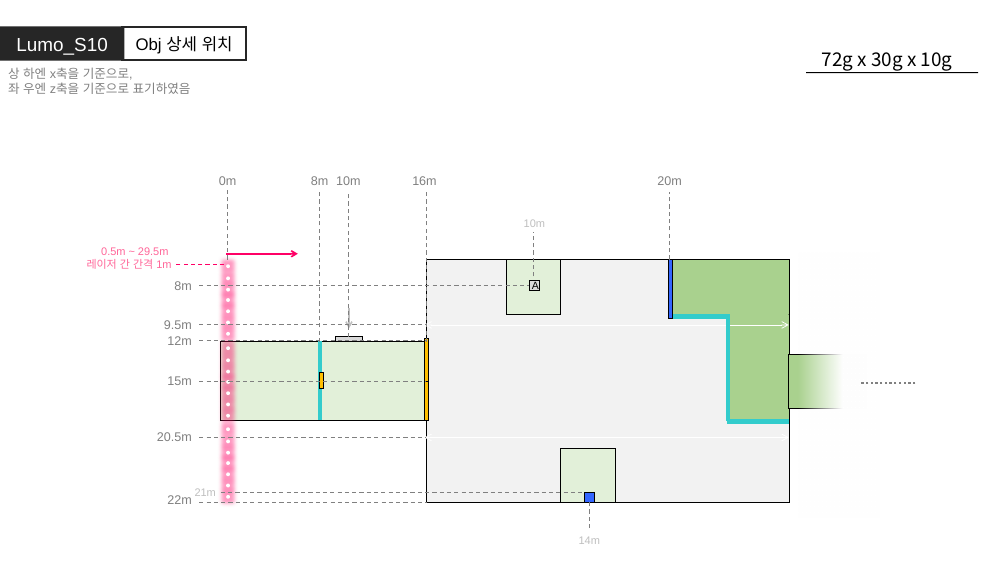
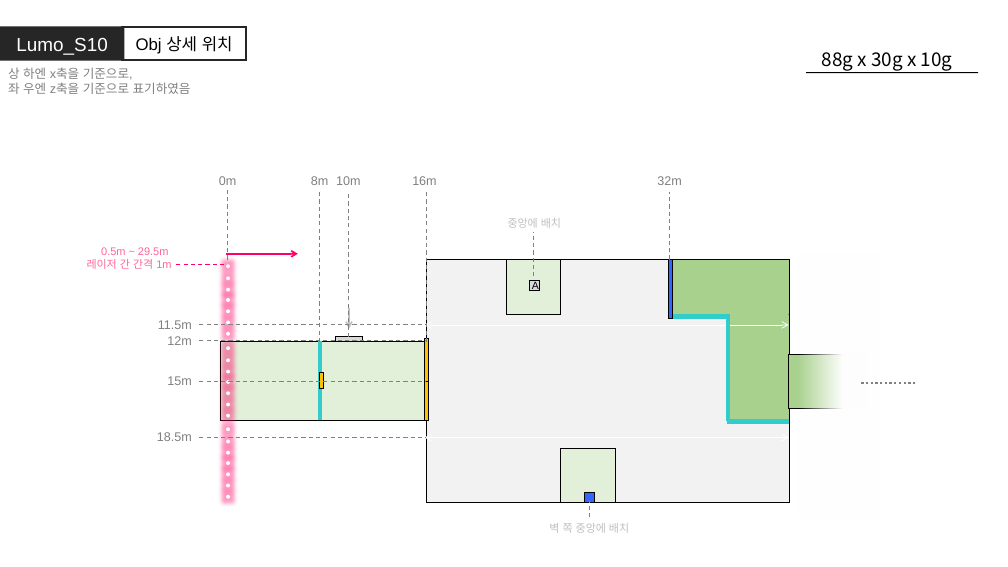
Before and after one commit to GGMGangsterHamster/GangsterHamster, a slide deck: slide 9 of Documents/LevelDesign/LumoStage/Lumo_Stage.pptx. Drawn at 1008x567 pixels with LibreOffice and Linux fonts; fonts in the diff are those of the drawing. Boxes give left, top, right and bottom in pixels: in the first picture for what was removed or moved away, otherwise in the second. Text is boxed around its words. In the diff, an @@ line names an element or a change of style, - is before the commit and + after.

```diff
--- a/Documents/LevelDesign/LumoStage/Lumo_Stage.pptx
+++ b/Documents/LevelDesign/LumoStage/Lumo_Stage.pptx
@@ text at [822, 52, 953, 71]: text changed @@
-72g x 30g x 10g
+88g x 30g x 10g
@@ text at [657, 176, 681, 185]: text changed @@
-20m
+32m
@@ text at [508, 218, 561, 228]: text changed @@
-10m
+중앙에 배치
@@ text removed at [174, 281, 191, 290] @@
-8m
@@ line removed from (200, 286) to (529, 286) @@
@@ text at [158, 320, 192, 329]: text changed @@
-9.5m
+11.5m
@@ text at [157, 432, 192, 441]: text changed @@
-20.5m
+18.5m
@@ text removed at [167, 495, 191, 504] @@
-22m
@@ text removed at [195, 488, 216, 496] @@
-21m
@@ line removed from (200, 502) to (427, 502) @@
@@ line removed from (221, 493) to (585, 493) @@
@@ line moved from (590, 529) - (590, 502) to (590, 517) - (590, 501) @@
@@ text added at [549, 523, 629, 533], 10.5 pt, text #BFBFBF @@
+벽 쪽 중앙에 배치
@@ text removed at [579, 537, 600, 544] @@
-14m
```
Also in this commit, not shown: 8 other slides changed, 1 other file.
